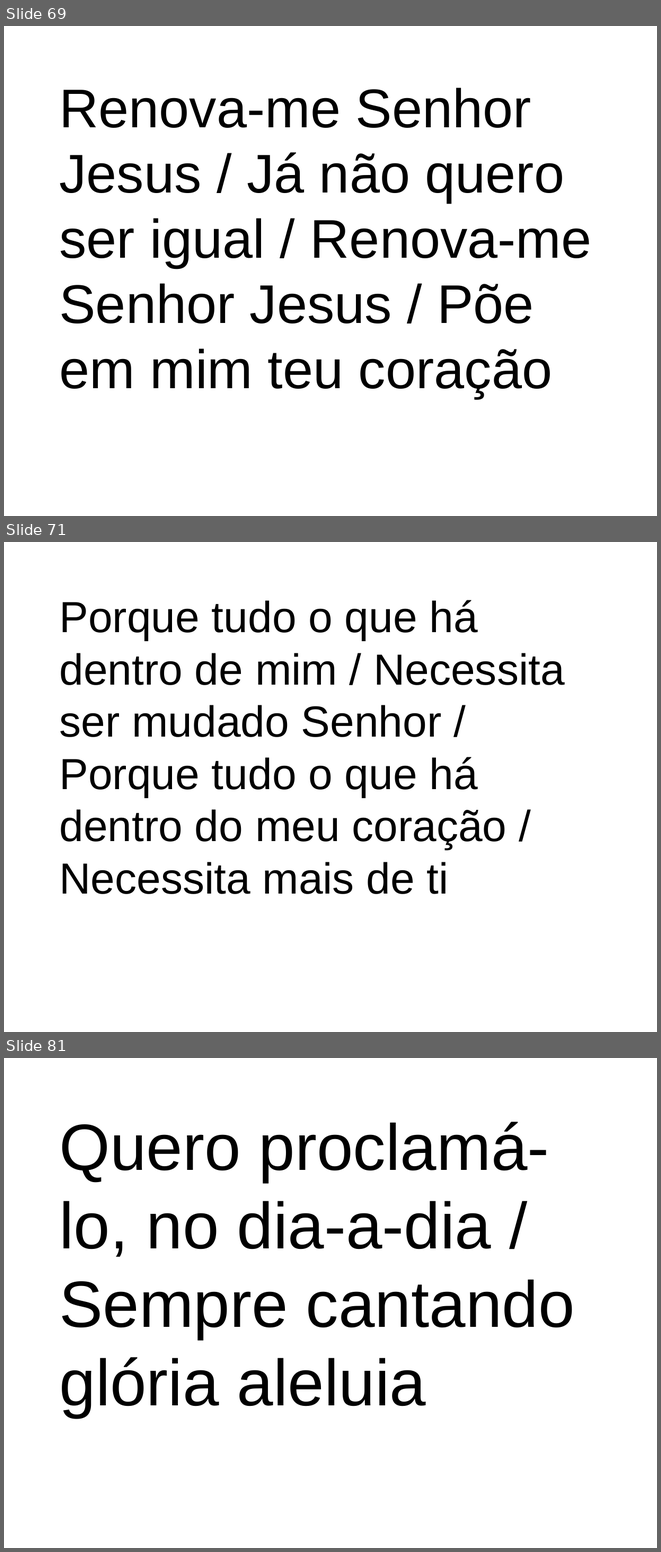
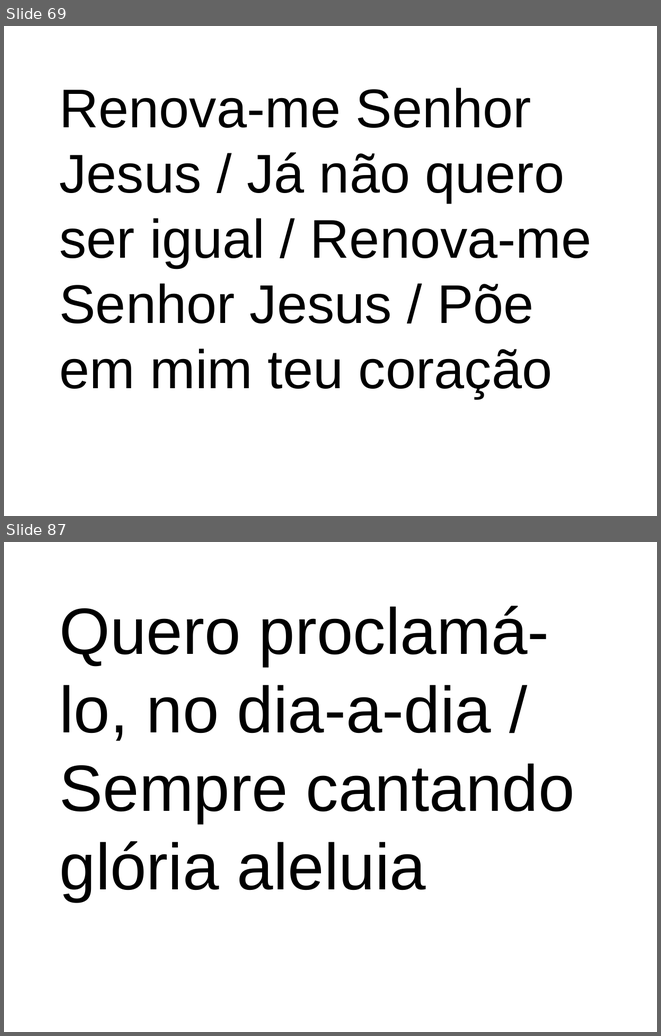
Before and after one commit to inmjava/MissaGenerator, a slide deck: cantos-ppt.ppt. Shown one above the other, each under a label of ours: slides 69, 71 and 81 before the commit, slides 69 and 87 after it; the slides between them are not shown. The pictures are 661x1552 and 661x1036 pixels, drawn with LibreOffice and Linux fonts; fonts in the diff are those of the drawing. Boxes give left, top, right and bottom in pixels: in the first picture for what was removed or moved away, otherwise in the second. Text is boxed around its words. In the diff, an @@ line names an element or a change of style, - is before the commit and + after.

```diff
--- a/cantos-ppt.ppt
+++ b/cantos-ppt.ppt
@@ slide 71 removed at [4, 542, 657, 1032], background #FFFFFF @@
@@ title removed at [60, 600, 564, 894] @@
-Porque tudo o que há dentro de mim / Necessita ser mudado Senhor / Porque tudo o que há dentro do meu coração / Necessita mais de ti
@@ what was slide 81 is now slide 87 @@
```
Also in this commit, not shown: 44 slides changed, 7 slides added, 2 other files.
